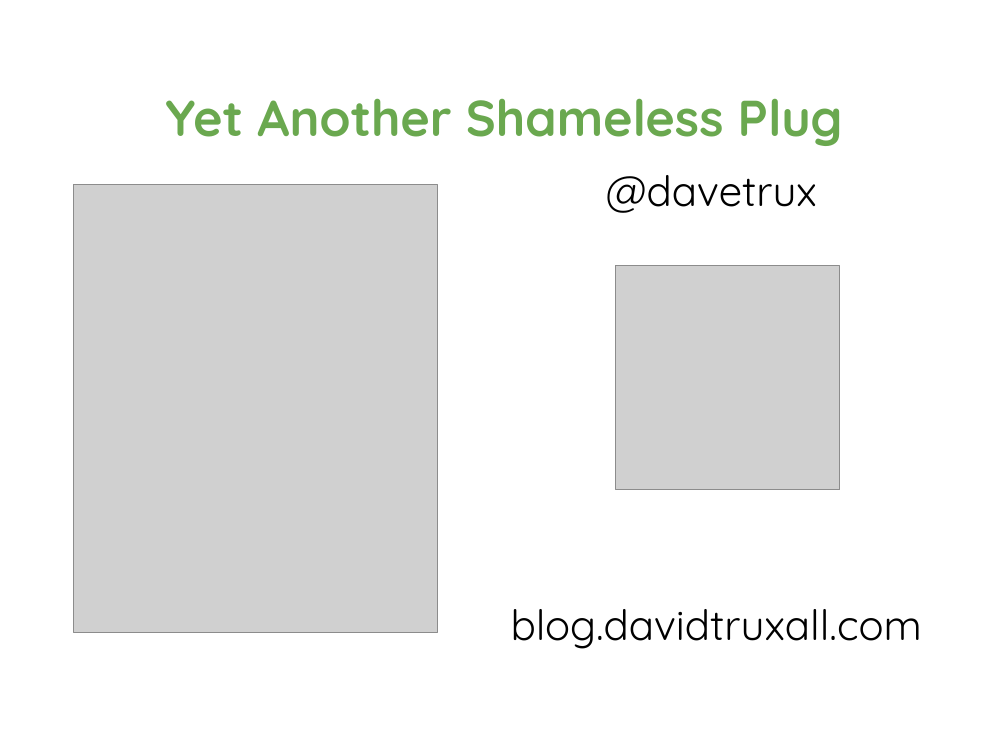
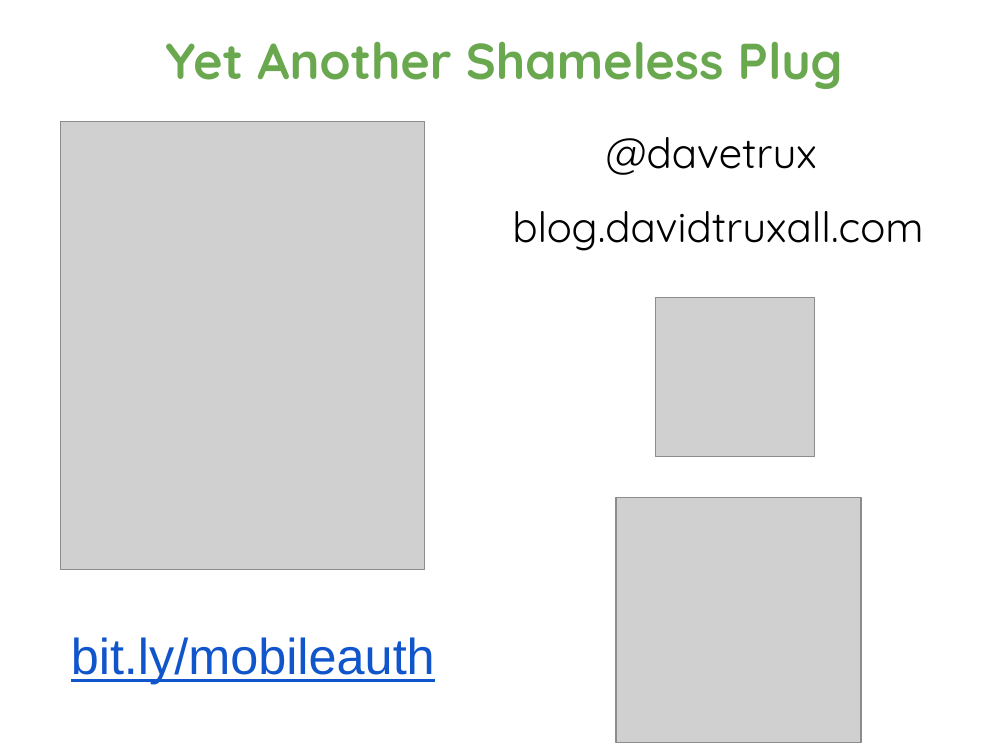
Before and after one commit to davetrux/gdgmidevfest-2017, a slide deck: slide 42 of MobileAuthWebWorld.pptx. Drawn at 1008x756 pixels with LibreOffice and Linux fonts; fonts in the diff are those of the drawing; grey boxes stand for pictures; background and template pictures are left out. Boxes give left, top, right and bottom in pixels: in the first picture for what was removed or moved away, otherwise in the second. Text is boxed around its words. In the diff, an @@ line names an element or a change of style, - is before the commit and + after.

```diff
--- a/MobileAuthWebWorld.pptx
+++ b/MobileAuthWebWorld.pptx
@@ title "Yet Another Shameless Plug": place and size @@
-title "Yet Another Shameless Plug" at [165, 98, 843, 146]
+title "Yet Another Shameless Plug" at [165, 41, 843, 89]
@@ text "@davetrux": place and size @@
-text "@davetrux" at [606, 175, 817, 213]
+text "@davetrux" at [606, 137, 817, 175]
@@ picture: place and size @@
-picture at [74, 184, 437, 632]
+picture at [60, 122, 424, 570]
@@ text "blog.davidtruxall.com": place and size @@
-text "blog.davidtruxall.com" at [511, 609, 922, 649]
+text "blog.davidtruxall.com" at [512, 211, 923, 251]
@@ picture: place and size @@
-picture at [616, 266, 840, 490]
+picture at [656, 297, 815, 457]
@@ picture added at [616, 497, 861, 742] @@
@@ text added at [71, 637, 435, 684], 36 pt, text #1155CC, underline @@
+bit.ly/mobileauth
```
Also in this commit, not shown: 3 other slides changed, 1 other file.
